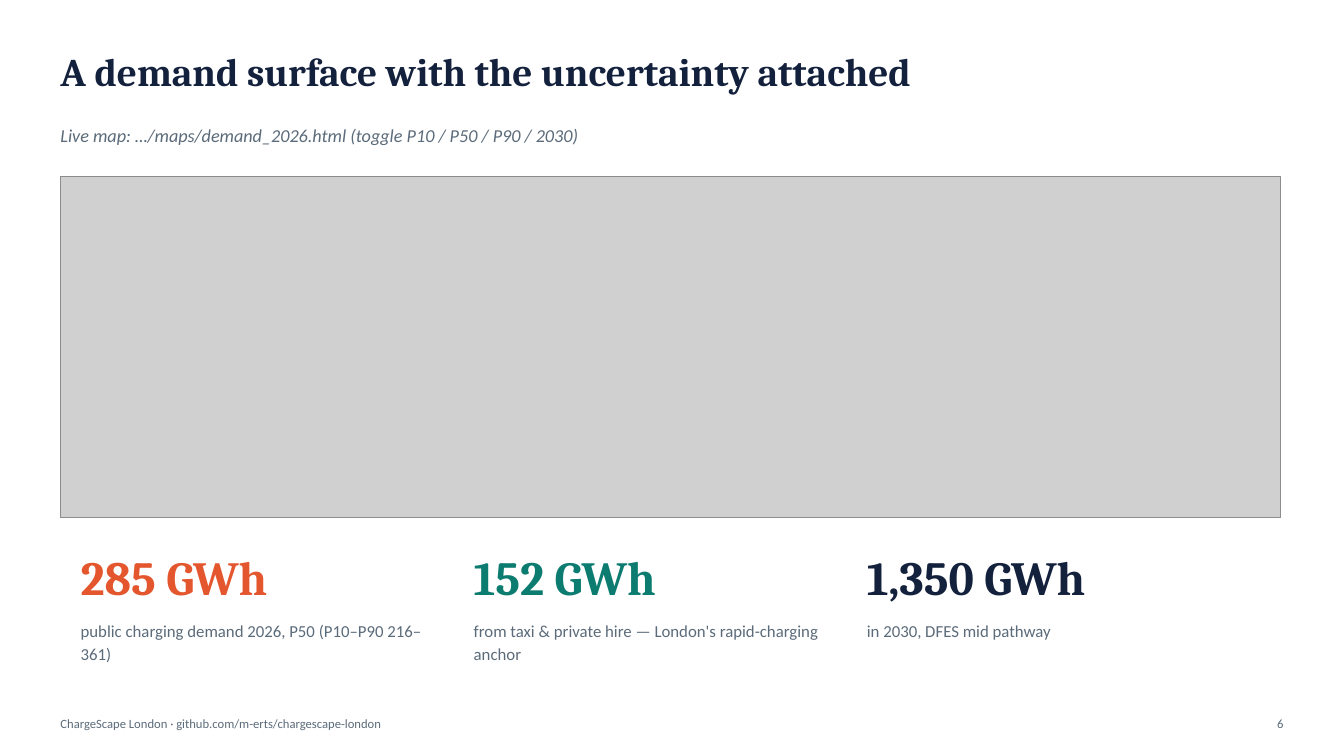
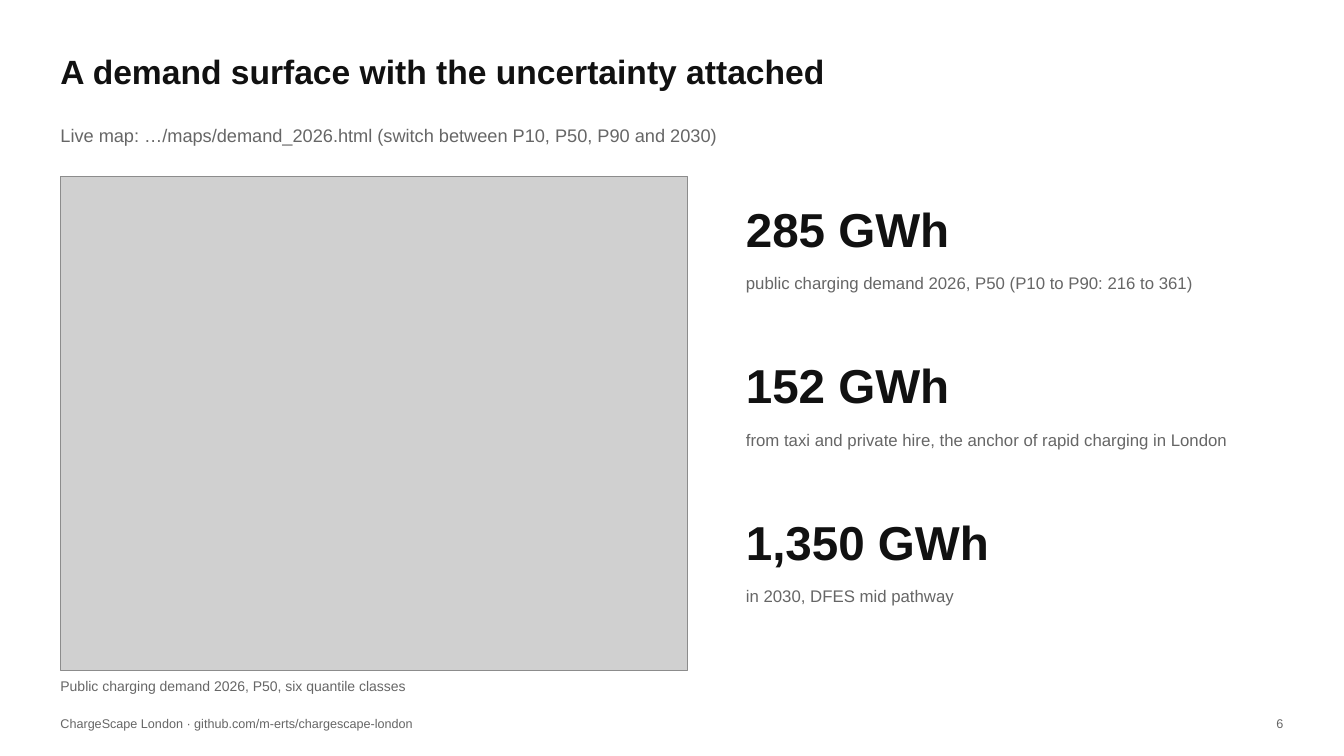
Before and after one commit to m-erts/chargescape-london, a slide deck: slide 6 of reports/ChargeScape_London.pptx. Drawn at 1344x756 pixels with LibreOffice and Linux fonts; fonts in the diff are those of the drawing; grey boxes stand for pictures. Boxes give left, top, right and bottom in pixels: in the first picture for what was removed or moved away, otherwise in the second. Text is boxed around its words. In the diff, an @@ line names an element or a change of style, - is before the commit and + after.

```diff
--- a/reports/ChargeScape_London.pptx
+++ b/reports/ChargeScape_London.pptx
@@ text "A demand surface with the ..." at box(60, 59, 824, 91): size 28 to 24 pt, font Cambria to Arial, text colour #14213D to #111111 @@
@@ text at box(60, 129, 716, 146): text changed; font Calibri to Arial; text colour #5B6B7A to #666666; italic off @@
-Live map: …/maps/demand_2026.html (toggle P10 / P50 / P90 / 2030)
+Live map: …/maps/demand_2026.html (switch between P10, P50, P90 and 2030)
@@ picture: place and size @@
-picture at box(60, 176, 1280, 517)
+picture at box(60, 176, 688, 670)
@@ text "285 GWh": place and size @@
-text "285 GWh" at box(81, 562, 267, 596)
+text "285 GWh" at box(746, 212, 949, 248)
@@ text "285 GWh" at box(746, 212, 949, 248): font Cambria to Arial, text colour #E4572E to #111111 @@
@@ text at box(746, 277, 1193, 293): text changed; font Calibri to Arial; text colour #5B6B7A to #666666 @@
-public charging demand 2026, P50 (P10–P90 216–361)
+public charging demand 2026, P50 (P10 to P90: 216 to 361)
@@ text "152 GWh": place and size @@
-text "152 GWh" at box(474, 562, 656, 596)
+text "152 GWh" at box(746, 368, 949, 404)
@@ text "152 GWh" at box(746, 368, 949, 404): font Cambria to Arial, text colour #0C7C70 to #111111 @@
@@ text added at box(746, 434, 1227, 450), 12 pt, text #666666 @@
+from taxi and private hire, the anchor of rapid charging in London
@@ text "1,350 GWh": place and size @@
-text "1,350 GWh" at box(867, 562, 1085, 602)
+text "1,350 GWh" at box(746, 525, 989, 568)
@@ text "1,350 GWh" at box(746, 525, 989, 568): font Cambria to Arial, text colour #14213D to #111111 @@
@@ font Calibri to Arial, text colour #5B6B7A to #666666 in 3 elements at box(60, 719, 413, 731), box(1276, 719, 1283, 728), box(746, 590, 953, 606) @@
@@ text "in 2030, DFES mid pathway": place and size @@
-text "in 2030, DFES mid pathway" at box(867, 625, 1051, 640)
+text "in 2030, DFES mid pathway" at box(746, 590, 953, 606)
@@ text removed at box(474, 625, 818, 660) @@
-from taxi & private hire — London's rapid-charging anchor
@@ text added at box(60, 681, 406, 694), 10 pt, text #666666 @@
+Public charging demand 2026, P50, six quantile classes
```
Also in this commit, not shown: 14 other slides changed, 49 other files.
